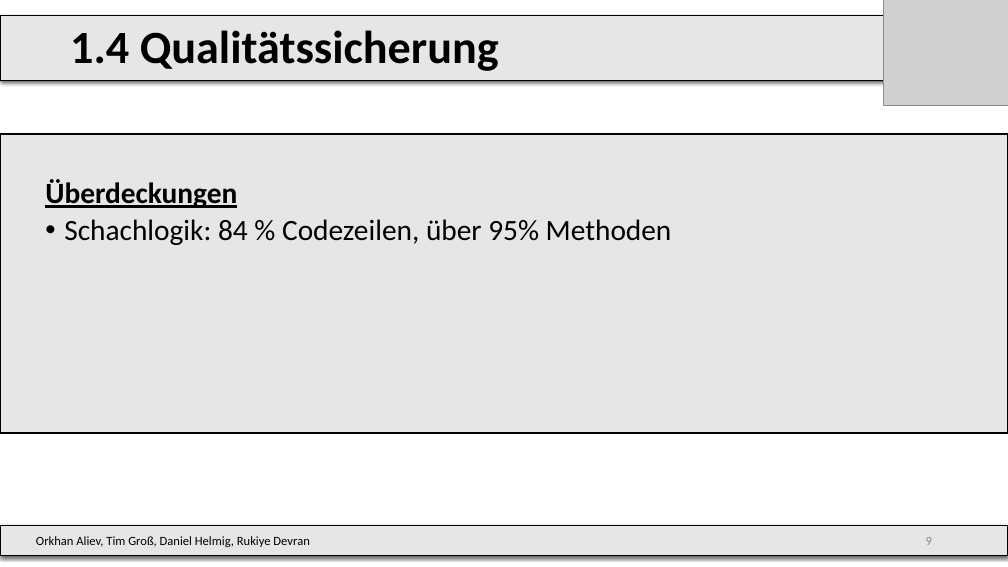
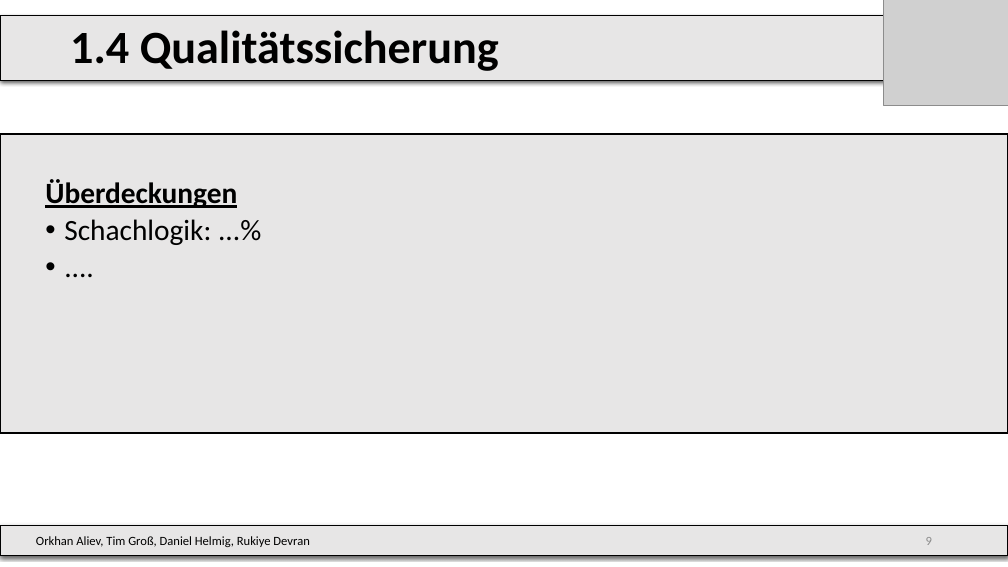
Before and after one commit to DrMopiti/pse, a slide deck: slide 8 of Abschlusspräsentation/Abschlusspräsentation.pptx. Drawn at 1008x567 pixels with LibreOffice and Linux fonts; fonts in the diff are those of the drawing; grey boxes stand for pictures; background and template pictures are left out. Boxes give left, top, right and bottom in pixels: in the first picture for what was removed or moved away, otherwise in the second. Text is boxed around its words. In the diff, an @@ line names an element or a change of style, - is before the commit and + after.

```diff
--- a/Abschlusspräsentation/Abschlusspräsentation.pptx
+++ b/Abschlusspräsentation/Abschlusspräsentation.pptx
@@ text at [64, 219, 211, 245]: text changed @@
-  • Schachlogik: 84 % Codezeilen, über 95% Methoden
+  • Schachlogik: ...%
+  • ....
```
Also in this commit, not shown: 2 other slides changed.
